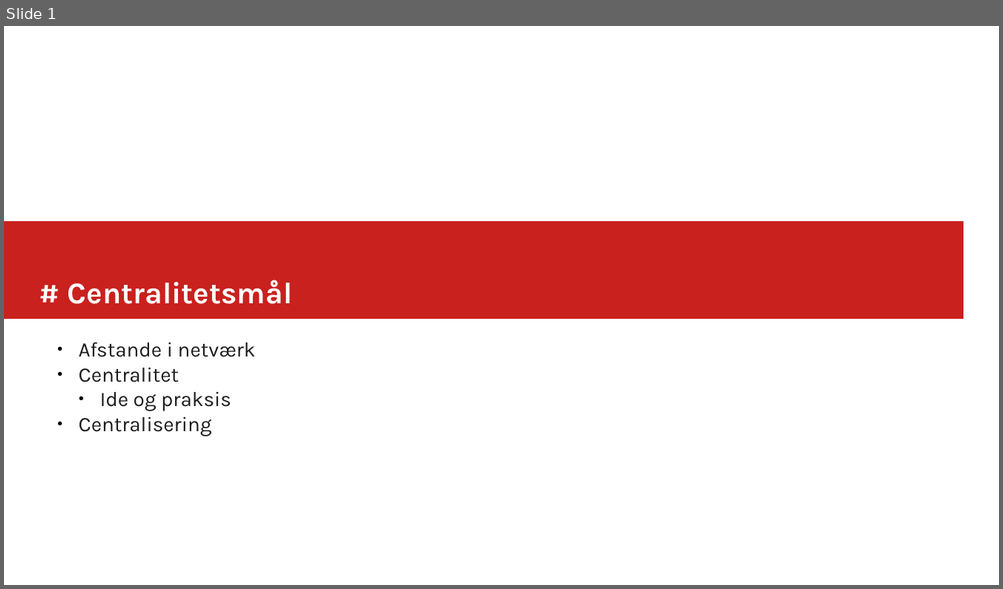
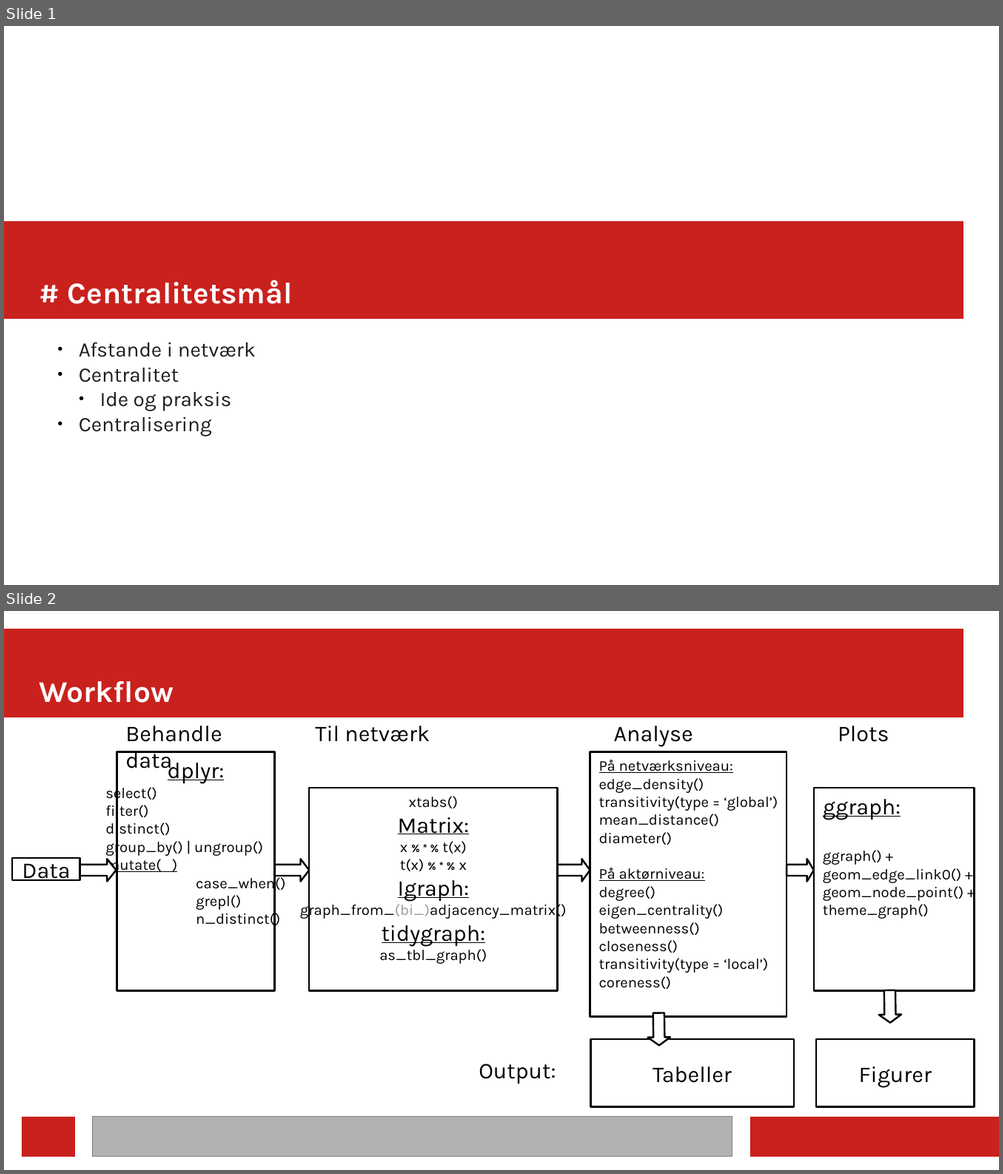
Before and after one commit to JacobLunding/netvaerksanalyse_cbs, a slide deck: presentations/Session4.pptx. Shown one above the other, each under a label of ours: slide 1 before the commit, slides 1 and 2 after it. The pictures are 1003x589 and 1003x1174 pixels, drawn with LibreOffice and Linux fonts; fonts in the diff are those of the drawing. Boxes give left, top, right and bottom in pixels: in the first picture for what was removed or moved away, otherwise in the second. Text is boxed around its words. In the diff, an @@ line names an element or a change of style, - is before the commit and + after.

```diff
--- a/presentations/Session4.pptx
+++ b/presentations/Session4.pptx
@@ slide 2 added at (x1=4, y1=611, x2=999, y2=1170), background #FFFFFF @@
@@ rectangle added at (x1=4, y1=629, x2=963, y2=718), fill #C9211E @@
@@ text added at (x1=40, y1=681, x2=173, y2=703), 24 pt, text #FFFFFF, bold @@
+Workflow
@@ text added at (x1=125, y1=726, x2=222, y2=775), 18 pt, text #000000 @@
+Behandle data
@@ text added at (x1=315, y1=726, x2=430, y2=742), 18 pt, text #000000 @@
+Til netværk
@@ text added at (x1=614, y1=726, x2=693, y2=747), 18 pt, text #000000 @@
+Analyse
@@ text added at (x1=837, y1=726, x2=888, y2=742), 18 pt, text #000000 @@
+Plots
@@ rectangle added at (x1=116, y1=752, x2=275, y2=991), fill #FFFFFF, outline #000000 1.42 pt, 12 pt, text #000000 @@
+dplyr:
+select()
+filter()
+distinct()
+group_by() | ungroup()
+mutate( )
+case_when()
+grepl()
+n_distinct()
@@ rectangle added at (x1=590, y1=752, x2=786, y2=1017), fill #FFFFFF, outline #000000 1.42 pt, 12 pt, text #000000 @@
+På netværksniveau:
+edge_density()
+transitivity(type = ‘global’)
+mean_distance()
+diameter()
+På aktørniveau:
+degree()
+eigen_centrality()
+betweenness()
+closeness()
+transitivity(type = ‘local’)
+coreness()
@@ rectangle added at (x1=309, y1=788, x2=558, y2=991), fill #FFFFFF, outline #000000 1.42 pt, 12 pt, text #000000 @@
+xtabs()
+Matrix:
+x % * % t(x)
+t(x) % * % x
+Igraph:
+graph_from_(bi_)adjacency_matrix()
+tidygraph:
+as_tbl_graph()
@@ rectangle added at (x1=814, y1=788, x2=974, y2=991), fill #FFFFFF, outline #000000 1.42 pt, 12 pt, text #000000 @@
+ggraph:
+ggraph() +
+geom_edge_link0() +
+geom_node_point() +
+theme_graph()
@@ rectangle added at (x1=12, y1=858, x2=79, y2=881), fill #FFFFFF, outline #000000 1.42 pt, 18 pt, text #000000 @@
+Data
@@ freeform shape added at (x1=79, y1=859, x2=116, y2=882), fill #FFFFFF, outline #000000 1.42 pt @@
@@ freeform shape added at (x1=275, y1=859, x2=309, y2=882), fill #FFFFFF, outline #000000 1.42 pt @@
@@ freeform shape added at (x1=558, y1=859, x2=590, y2=882), fill #FFFFFF, outline #000000 1.42 pt @@
@@ freeform shape added at (x1=786, y1=859, x2=814, y2=882), fill #FFFFFF, outline #000000 1.42 pt @@
@@ freeform shape added at (x1=879, y1=991, x2=902, y2=1023), fill #FFFFFF, outline #000000 1.42 pt @@
@@ freeform shape added at (x1=648, y1=1013, x2=671, y2=1045), fill #FFFFFF, outline #000000 1.42 pt @@
@@ rectangle added at (x1=591, y1=1039, x2=794, y2=1108), fill #FFFFFF, outline #000000 1.42 pt, 18 pt, text #000000 @@
+Tabeller
@@ rectangle added at (x1=817, y1=1039, x2=974, y2=1108), fill #FFFFFF, outline #000000 1.42 pt, 18 pt, text #000000 @@
+Figurer
@@ text added at (x1=478, y1=1064, x2=555, y2=1084), 18 pt, text #000000 @@
+Output:
@@ rectangle added at (x1=22, y1=1117, x2=75, y2=1157), fill #C9211E @@
@@ rectangle added at (x1=93, y1=1117, x2=732, y2=1157), fill #B2B2B2, outline #808080 0 pt @@
@@ rectangle added at (x1=751, y1=1117, x2=999, y2=1157), fill #C9211E @@
```
Also in this commit, not shown: 3 other slides added, 3 slides removed, 40 other files.
